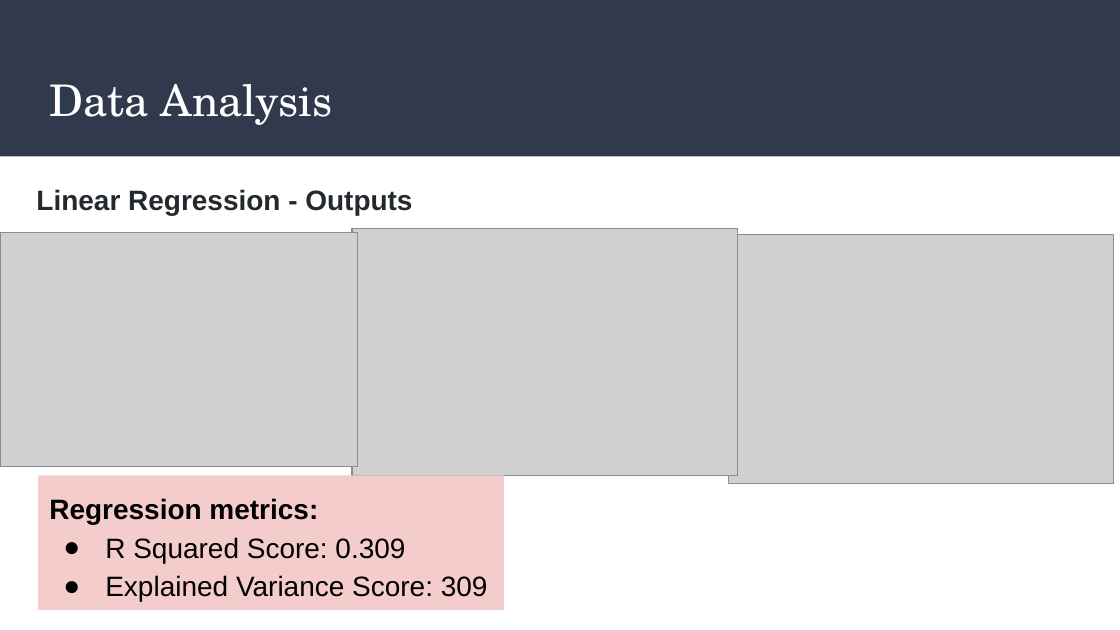
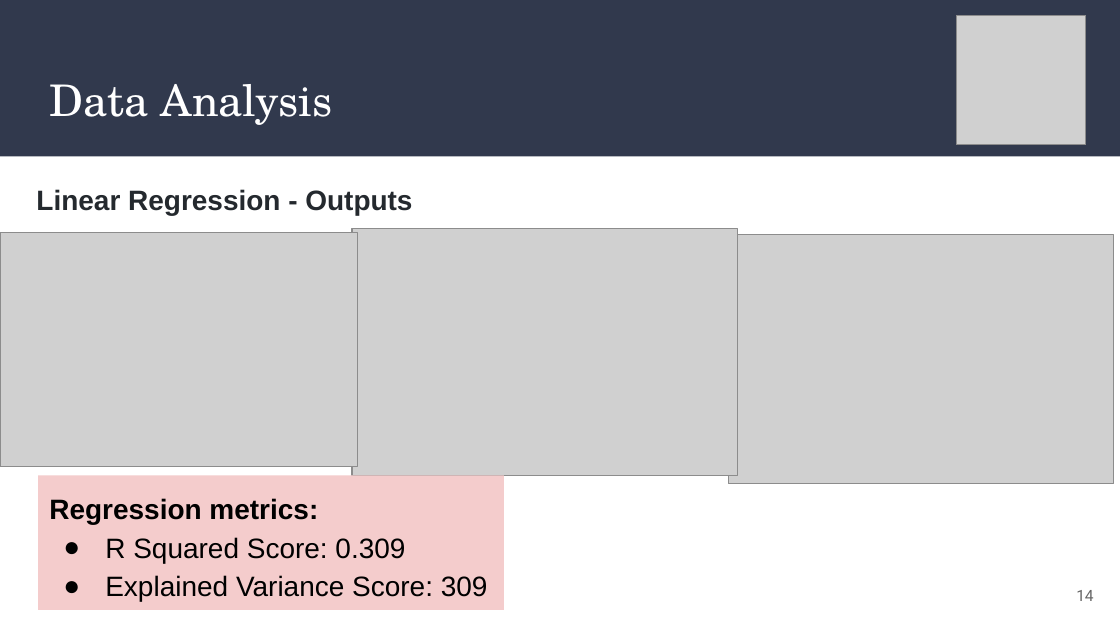
Before and after one commit to AaraniSivasekaram/Predictive_Modelling_Project, a slide deck: slide 14 of Vaccine Hesitancy Presentation.pptx (slide 8 before the commit). Drawn at 1120x630 pixels with LibreOffice and Linux fonts; fonts in the diff are those of the drawing; grey boxes stand for pictures. Boxes give left, top, right and bottom in pixels: in the first picture for what was removed or moved away, otherwise in the second. Text is boxed around its words. In the diff, an @@ line names an element or a change of style, - is before the commit and + after.

```diff
--- a/Vaccine Hesitancy Presentation.pptx
+++ b/Vaccine Hesitancy Presentation.pptx
@@ picture added at (x1=956, y1=16, x2=1086, y2=146) @@
@@ page number added at (x1=1076, y1=590, x2=1093, y2=601), 10 pt, text #666666 @@
+14
```
Also in this commit, not shown: 11 other slides changed, 7 slides added, 1 slide removed.
